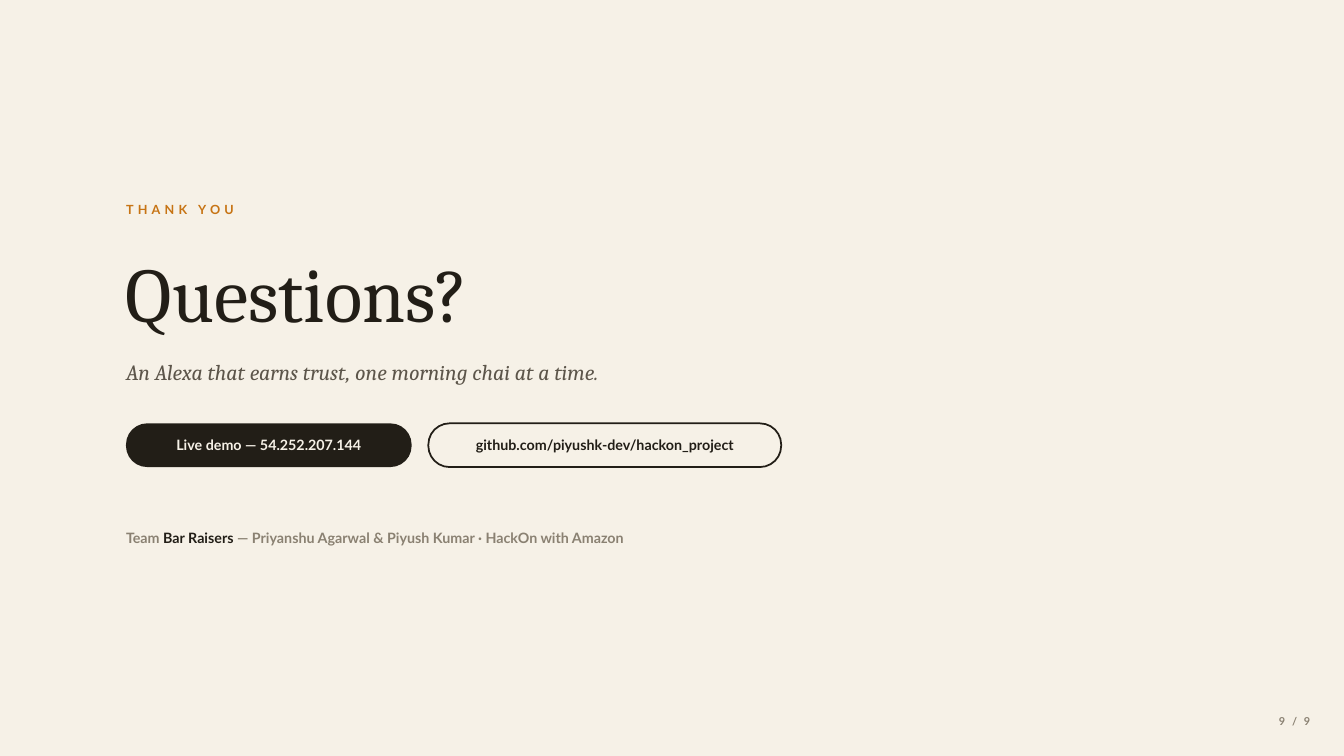
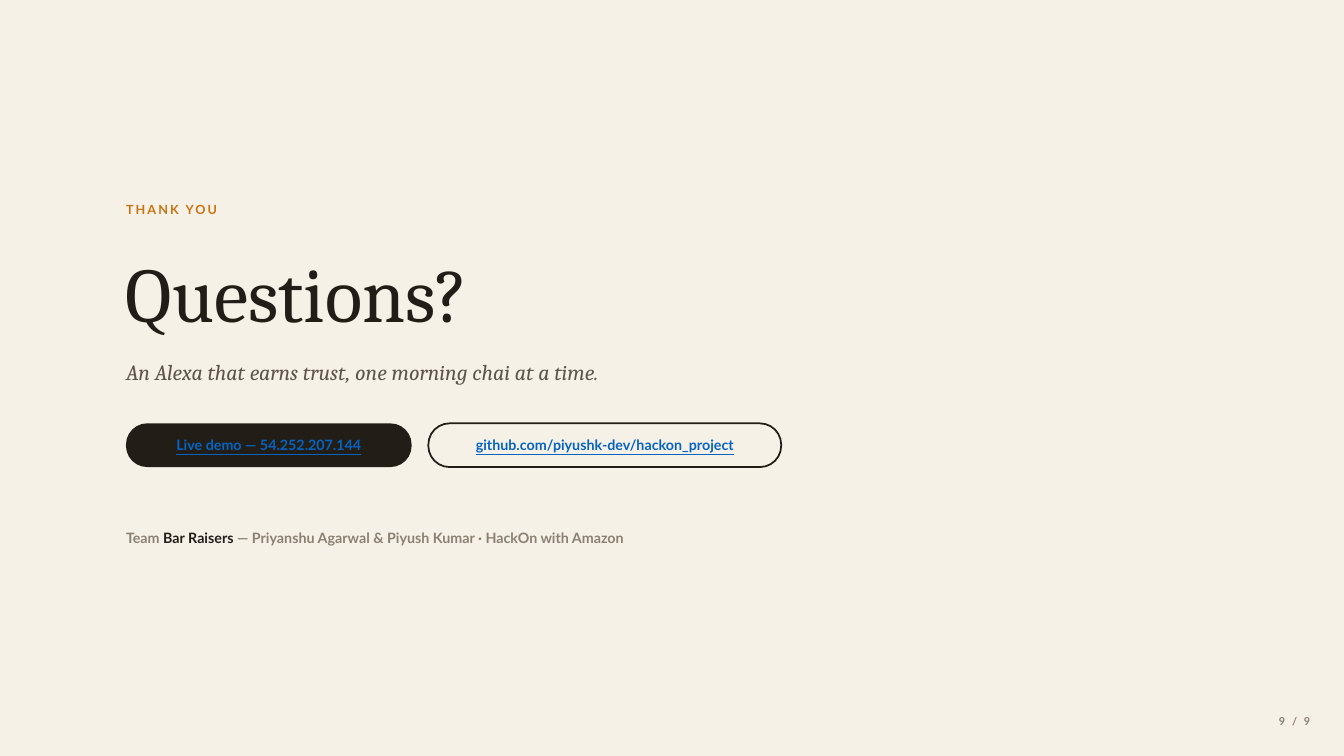
Before and after one commit to piyushk-dev/hackon_project, a slide deck: slide 9 of deck/Alexa-Thinks-Ahead-Bar-Raisers-portable.pptx. Drawn at 1344x756 pixels with LibreOffice and Linux fonts; fonts in the diff are those of the drawing. Boxes give left, top, right and bottom in pixels: in the first picture for what was removed or moved away, otherwise in the second. Text is boxed around its words. In the diff, an @@ line names an element or a change of style, - is before the commit and + after.

```diff
--- a/deck/Alexa-Thinks-Ahead-Bar-Raisers-portable.pptx
+++ b/deck/Alexa-Thinks-Ahead-Bar-Raisers-portable.pptx
@@ text "THANK YOU" at [126, 199, 714, 221]: letter spacing 3 to 1.5 pt @@
@@ text "Live demo — 54.252.207.144" at [176, 439, 361, 450]: text colour #F6F1E7 to #0563C1, underline on @@
@@ text "github.com/piyushk-dev/hackon_project" at [476, 439, 734, 453]: text colour #221E17 to #0563C1, underline on @@
```
Also in this commit, not shown: 7 other slides changed, 6 other files.
